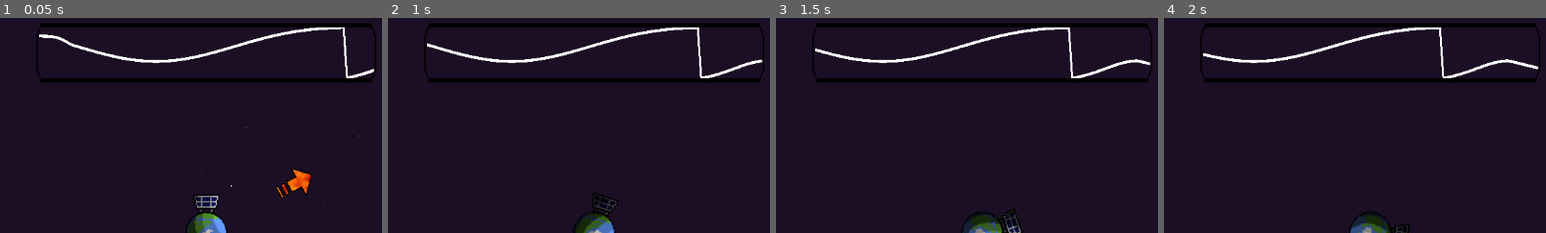
Above: before the commit, frames 1-4 (left to right).
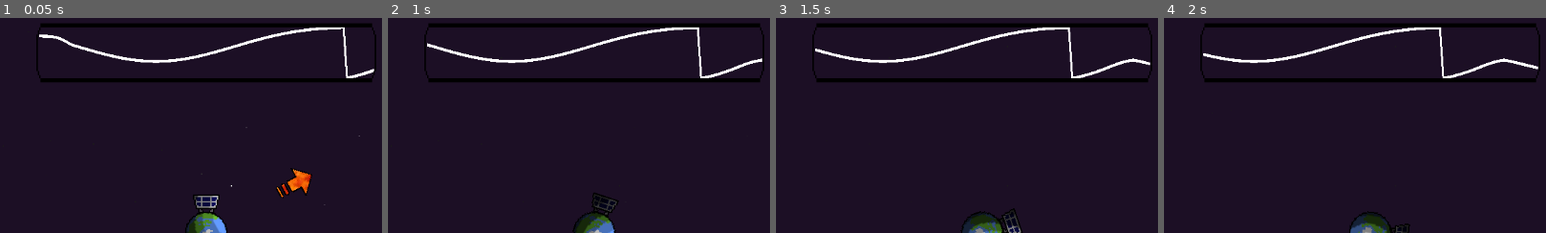
Above: after the commit, the same moments.

Repository: Vikezor/balanced-light
Game: Godot game, scene res://view/view.tscn
Two runs of this game, one before a commit and one after it. Both use one fixed random seed, a clock stepped at 60 frames per second and the inputs below.
Inputs:
- Up to frame 1 (0.05 s): no input
- Up to frame 2 (1 s): hold Right (right_thrust) from 0.53 s (still down)
- Up to frame 3 (1.5 s): release Right (right_thrust) at 1.28 s; hold Left (left_thrust) from 1.28 s (still down)
- Up to frame 4 (2 s): keep holding Left (left_thrust)
The pictures show only the part of the screen within x 23-73%, y 0-50%; the shares and areas given below are measured in that part.

Frame 1 is identical in both runs. In frame 2, less than 0.1% of the frame differs, in the area x 90-98%, y 18-24%; in frame 3, less than 0.1%; in frame 4, less than 0.1%, in the area x 82-90%, y 18-24%.

Commit message:
added ramping

Diff:
--- a/view/sun.gd
+++ b/view/sun.gd
@@ -47,7 +47,8 @@
 
 
 static func get_sun_rotation(time_from_current:float = 0) -> float:
-	var current_cycle = (time + time_from_current) /  time_per_function
+	var current_cycle = get_current_cycle(time + time_from_current)
+	#var current_cycle = (time + time_from_current) /  time_per_function
 	#return 90
 	if (current_cycle - floor(current_cycle)> 0.9):
 		var t = (current_cycle - floor(current_cycle) - 0.9) * 5
@@ -64,6 +65,14 @@
 	else:
 		var current_sun_function = sun_functions[pseudo_random(sun_seed, floor(current_cycle)) % 6]
 		return normalize_angle(current_sun_function, time + time_from_current)
+
+static func get_current_cycle(t: float):
+	var c = 0
+	var temp = t
+	while temp > time_per_function * 15 / (c + 15):
+		temp -= time_per_function * 15 / (c + 15)
+		c += 1
+	return c + temp / (time_per_function * 10 / (c + 10))
 
 static func normalize_angle(function: Callable, t: float):
 	return fmod(function.call(t)*PI/3 + PI * 2 * 8, PI * 2)
Not shown, changed: export_presets.cfg
